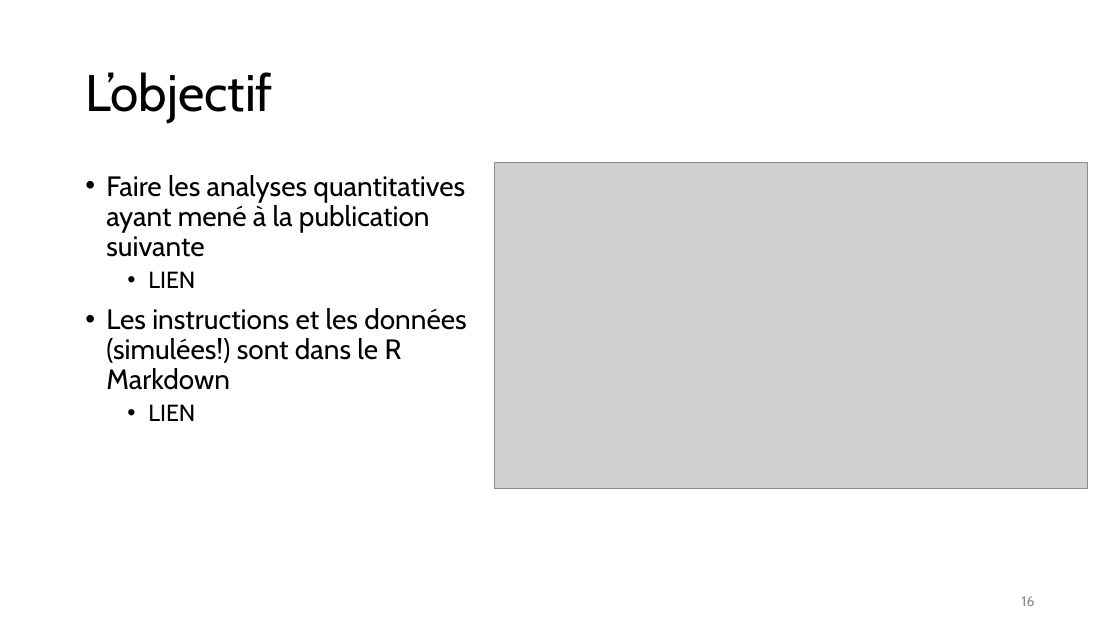
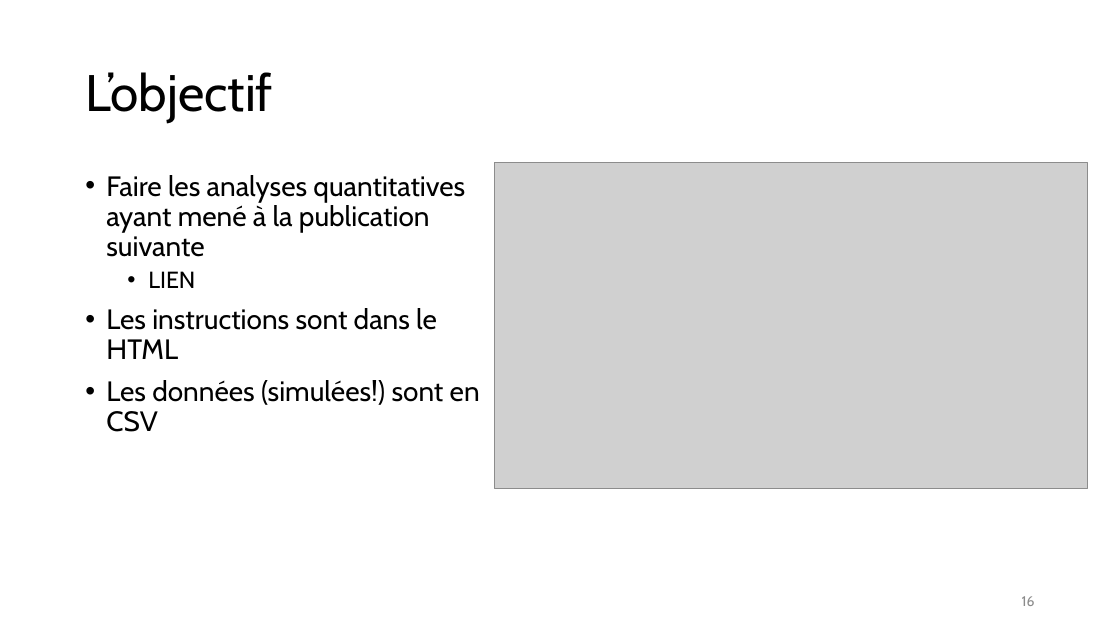
Before and after one commit to quocdnguyen/sae3d, a slide deck: slide 16 of R NG_Lab Intro et tutoriel SAE3D 202207.pptx. Drawn at 1120x630 pixels with LibreOffice and Linux fonts; fonts in the diff are those of the drawing; grey boxes stand for pictures. Boxes give left, top, right and bottom in pixels: in the first picture for what was removed or moved away, otherwise in the second. Text is boxed around its words. In the diff, an @@ line names an element or a change of style, - is before the commit and + after.

Commit message:
Corrige PPT concernant les fichiers du tutoriel

```diff
--- a/R NG_Lab Intro et tutoriel SAE3D 202207.pptx
+++ b/R NG_Lab Intro et tutoriel SAE3D 202207.pptx
@@ text at (106, 308, 480, 432): text changed @@
-• Les instructions et les données (simulées!) sont dans le R Markdown
-  • LIEN
+• Les instructions sont dans le HTML
+• Les données (simulées!) sont en CSV
```
